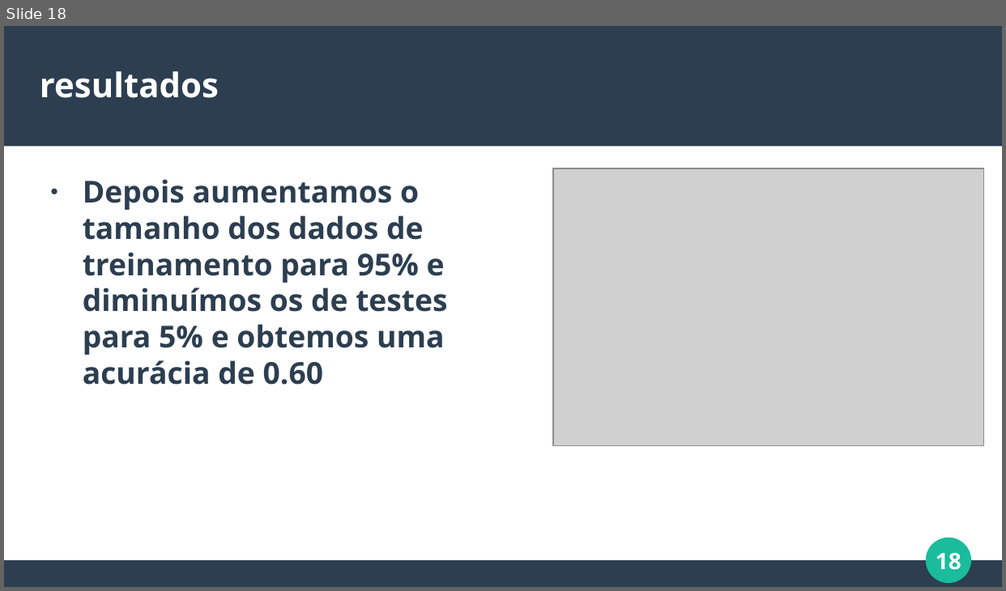
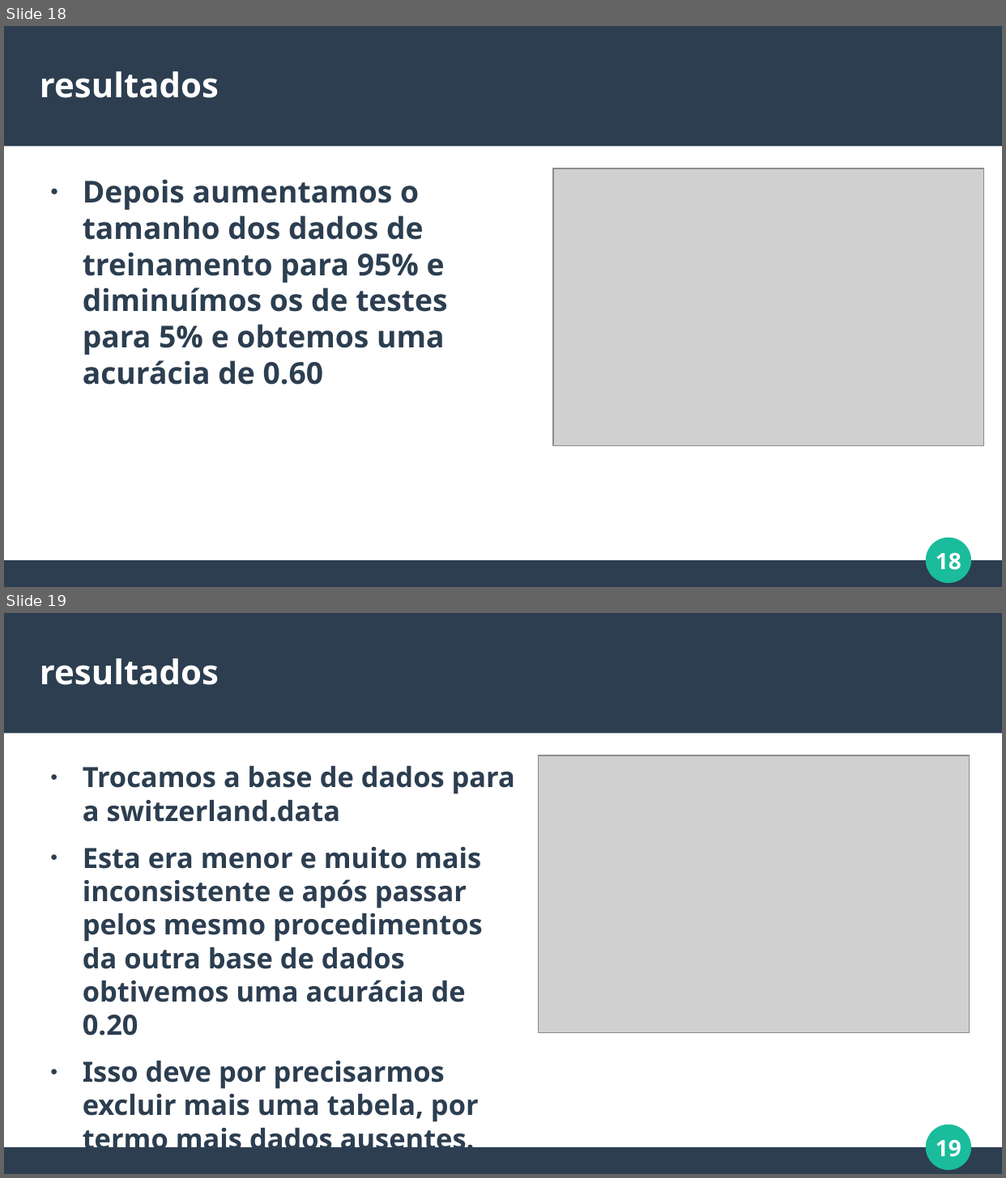
Before and after one commit to gabriel-ferreira-da-silva/Naive-Bayes-On-Heart-Diseases-Data, a slide deck: Slides estatistica.odp. Shown one above the other, each under a label of ours: slide 18 before the commit, slides 18 and 19 after it. The pictures are 1006x591 and 1006x1178 pixels, drawn with LibreOffice and Linux fonts; fonts in the diff are those of the drawing; grey boxes stand for pictures. Boxes give left, top, right and bottom in pixels: in the first picture for what was removed or moved away, otherwise in the second. Text is boxed around its words. In the diff, an @@ line names an element or a change of style, - is before the commit and + after.

```diff
--- a/Slides estatistica.odp
+++ b/Slides estatistica.odp
@@ slide 19 added at (4,613,1002,1174), background #FFFFFF; not listed: 4 template elements that a slide beside it also shows @@
@@ title added at (40,658,219,685), 27 pt, text #FFFFFF, bold @@
+resultados
@@ picture added at (539,756,970,1033) @@
@@ text added at (83,766,515,1122), 22.2 pt, text #2C3E50, bold @@
+● Trocamos a base de dados para a switzerland.data
+● Esta era menor e muito mais inconsistente e após passar pelos mesmo procedimentos da outra base de dados obtivemos uma acurácia de 0.20
+● Isso deve por precisarmos excluir mais uma tabela, por termo mais dados ausentes.
```
Also in this commit, not shown: 2 slides changed, 1 other slide added, 1 slide removed, 1 other file.
